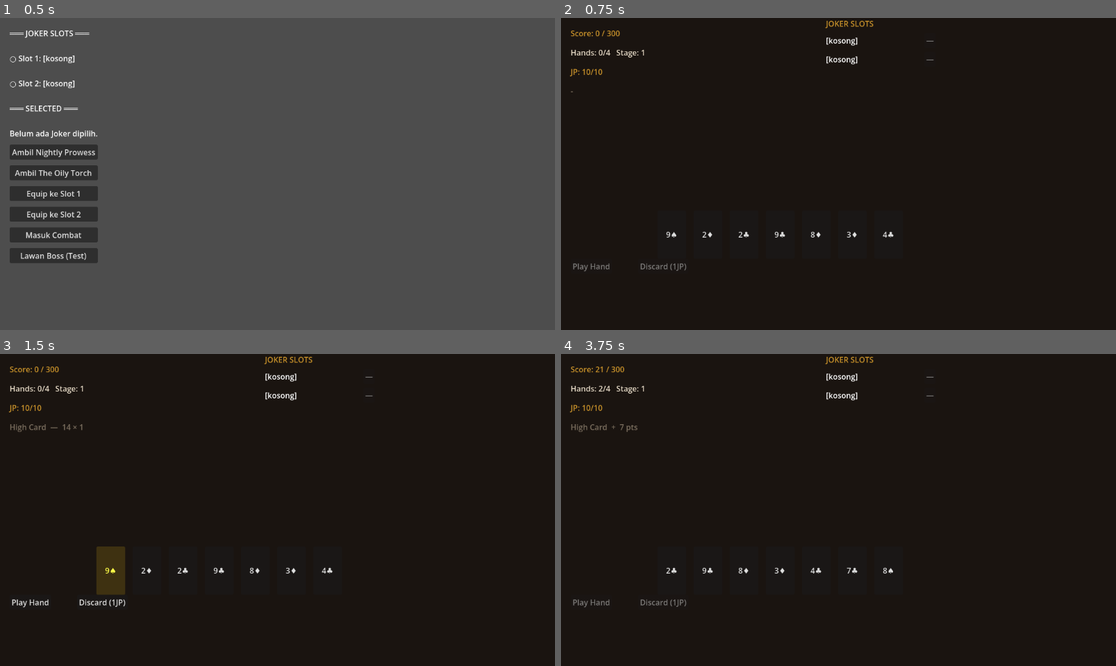
Above: before the commit, frames 1-4 (two rows, left to right).
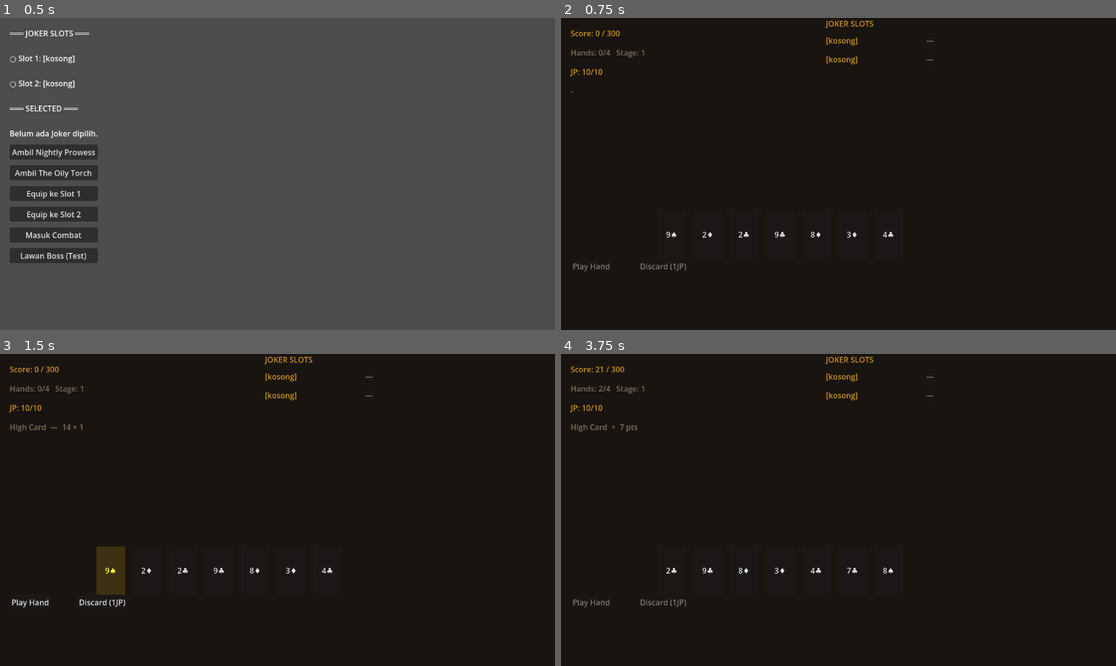
Above: after the commit, the same moments.

Repository: Jofadlan/the-jester-zero-hour
Game: Godot game, scene res://scenes/WorldTest.tscn
Two runs of this game, one before a commit and one after it. Both use one fixed random seed, a clock stepped at 60 frames per second and the inputs below.
Inputs:
- Up to frame 1 (0.5 s): no input
- Up to frame 2 (0.75 s): click "Masuk Combat" at 0.5 s
- Up to frame 3 (1.5 s): click "9♠" at 1.25 s
- Up to frame 4 (3.75 s): click "Play Hand" at 2 s; click "2♦" at 2.75 s; click "Play Hand" at 3.5 s

Frame 1 is identical in both runs. In frame 2, 0.3% of the frame differs, in the area x 1-54%, y 6-15%; in frame 3, 0.3%; in frame 4, 0.3%.

Commit message:
feat: add UICorruptionTint autoload — ambient accent lerp gold→crimson

Diff:
--- a/project.godot
+++ b/project.godot
@@ -18,6 +18,7 @@
 [autoload]
 
 GameManager="*uid://b0gjeggcpnxbu"
+UICorruptionTint="*uid://drdinst07rbb6"
 
 [navigation]
 
--- a/scenes/CombatScene.gd
+++ b/scenes/CombatScene.gd
@@ -47,8 +47,7 @@
 	0: "High Card", 1: "Pair", 2: "Two Pair",
 	3: "Three of a Kind", 4: "Straight", 5: "Flush",
 	6: "Full House", 7: "Four of a Kind",
-	8: "Straight Flush", 9: "Royal Flush"
-}
+	8: "Straight Flush", 9: "Royal Flush"}
 
 func _ready():
 	evaluator = HandEvaluator.new()
@@ -83,6 +82,19 @@
 	_update_ui()
 	_update_joker_display()
 	_deal_hand()
+	# ── CORRUPTION TINT REGISTRATION ──
+	# Accent nodes: warna utama yang berubah gold → deep red
+	UICorruptionTint.register(score_label,     "theme_override_colors/font_color")
+	UICorruptionTint.register(jp_label,        "theme_override_colors/font_color")
+	UICorruptionTint.register(slot1_name,      "theme_override_colors/font_color")
+	UICorruptionTint.register(slot2_name,      "theme_override_colors/font_color")
+
+	# Muted nodes: warna sekunder (lebih gelap, berubah lebih subtil)
+	UICorruptionTint.register(hand_type_label, "theme_override_colors/font_color", true)
+	UICorruptionTint.register(target_label,    "theme_override_colors/font_color", true)
+
+	# Force sync agar warna langsung sesuai corruption saat scene dibuka
+	UICorruptionTint.force_sync()
 
 func _deal_hand():
 	deck_manager.deal_hand()
@@ -233,6 +245,9 @@
 	btn_stop.visible = true
 	btn_stop.text = "Selesai"
 	overlay.visible = true
+	UICorruptionTint.register(overlay_title, "theme_override_colors/font_color")
+	UICorruptionTint.register(overlay_sub,   "theme_override_colors/font_color", true)
+
 
 func _show_overlay_lose():
 	btn_play.disabled = true
@@ -255,6 +270,9 @@
 	btn_stop.visible = true
 	btn_stop.text = "Coba Lagi"
 	overlay.visible = true
+	UICorruptionTint.register(overlay_title, "theme_override_colors/font_color")
+	UICorruptionTint.register(overlay_sub,   "theme_override_colors/font_color", true)
+
 
 func _on_continue_pressed():
 	if is_boss_fight:
@@ -464,6 +482,14 @@
 	btn_choice2.text = phase.choices[1].text
 	narrative_panel.visible = true
 
+	# Tint teks naratif
+	UICorruptionTint.register(narrative_text, "theme_override_colors/font_color", true)
+
+	narrative_text.text  = phase.narrative_text
+	btn_choice1.text     = phase.choices[0].text
+	btn_choice2.text     = phase.choices[1].text
+	narrative_panel.visible = true
+
 func _on_choice_pressed(choice_index: int):
 	if current_narrative == null:
 		return
--- a/scripts/GameManager.gd
+++ b/scripts/GameManager.gd
@@ -17,6 +17,8 @@
 
 func add_corruption(amount: int) -> void:
 	corruption = clamp(corruption + amount, 0, 100)
+	# Opsional: uncomment baris di bawah untuk sync lebih responsif
+	UICorruptionTint.force_sync()
 
 func get_corruption_tier() -> String:
 	if corruption <= 39:
--- /dev/null
+++ b/scripts/UICorruptionTint.gd
@@ -0,0 +1,155 @@
+## UICorruptionTint.gd
+## Autoload singleton — UI accent color berubah mengikuti corruption secara diam-diam.
+##
+## CARA PAKAI:
+##   1. Tambahkan ke Project > Project Settings > Autoload sebagai "UICorruptionTint"
+##   2. Di CombatScene.gd atau UIManager, panggil:
+##        UICorruptionTint.register(node, "theme_override_colors/font_color")
+##      untuk setiap Label/Button yang ingin mengikuti warna accent.
+##   3. Panggil UICorruptionTint.sync() setiap kali corruption berubah.
+##      Atau biarkan _process() berjalan (auto-sync setiap frame).
+
+extends Node
+
+# ─────────────────────────────────────────────
+#  KONSTANTA WARNA
+#  Tidak pernah mencapai "merah murni" — selalu ada sisa kehangatan
+#  agar tidak terasa seperti health-bar atau warning indicator.
+# ─────────────────────────────────────────────
+
+## Accent saat corruption = 0. Gold tua, seperti koin yang kusam.
+const COLOR_PURE_JESTER   := Color(0.788, 0.573, 0.165, 1.0)   # #C99229
+
+## Accent saat corruption = 50 (grey zone). Amber gelap, tembaga berdarah.
+const COLOR_GREY_ZONE     := Color(0.698, 0.314, 0.122, 1.0)   # #B2501F
+
+## Accent saat corruption = 100. Deep crimson, bukan merah terang —
+## seperti darah yang sudah mengering di atas kertas.
+const COLOR_PURE_JOKER    := Color(0.502, 0.086, 0.086, 1.0)   # #801616
+
+## Warna sekunder untuk elemen "inactive" / placeholder
+const COLOR_MUTED_JESTER  := Color(0.478, 0.431, 0.369, 1.0)   # #7A6E5E
+const COLOR_MUTED_JOKER   := Color(0.380, 0.200, 0.180, 1.0)   # #61332E
+
+## Kecepatan lerp. Nilai kecil = transisi sangat lambat (tidak kentara).
+## 0.008 artinya butuh ~125 frame (±2 detik) untuk pindah penuh.
+const LERP_SPEED := 0.008
+
+# ─────────────────────────────────────────────
+#  STATE INTERNAL
+# ─────────────────────────────────────────────
+
+## Nilai corruption yang *sedang ditampilkan* (0.0–1.0, float).
+## Berbeda dari GameManager.corruption yang berupa int 0–100.
+var _displayed_t: float = 0.0
+
+## Target t berdasarkan GameManager.corruption saat ini.
+var _target_t: float = 0.0
+
+## Warna accent yang sedang aktif (lerp result).
+var current_accent: Color = COLOR_PURE_JESTER
+var current_muted:  Color = COLOR_MUTED_JESTER
+
+## Registry: pasangan [node, property_name]
+## Semua node terdaftar akan otomatis diupdate warnanya.
+var _registered_nodes: Array = []
+
+# ─────────────────────────────────────────────
+#  LIFECYCLE
+# ─────────────────────────────────────────────
+
+func _process(_delta: float) -> void:
+	_target_t = float(GameManager.corruption) / 100.0
+
+	# Lerp perlahan ke target — sengaja tidak menggunakan delta agar
+	# kecepatannya konsisten terlepas dari framerate.
+	if not is_equal_approx(_displayed_t, _target_t):
+		_displayed_t = lerp(_displayed_t, _target_t, LERP_SPEED)
+		_recalculate_colors()
+		_apply_to_registered()
+
+# ─────────────────────────────────────────────
+#  PUBLIC API
+# ─────────────────────────────────────────────
+
+## Daftarkan sebuah node agar warna accent-nya dikelola otomatis.
+## property_name: string properti warna pada node, misalnya:
+##   "theme_override_colors/font_color"
+##   "theme_override_colors/font_pressed_color"
+##   "theme_override_styles/normal:bg_color"  (tidak didukung langsung, lihat catatan)
+##
+## Contoh:
+##   UICorruptionTint.register($UI/ScoreLabel, "theme_override_colors/font_color")
+func register(node: Node, property_name: String, use_muted: bool = false) -> void:
+	if not is_instance_valid(node):
+		return
+	# Cegah duplikat
+	for entry in _registered_nodes:
+		if entry[0] == node and entry[1] == property_name:
+			return
+	_registered_nodes.append([node, property_name, use_muted])
+
+## Hapus node dari registry (misalnya saat node di-free).
+func unregister(node: Node) -> void:
+	_registered_nodes = _registered_nodes.filter(func(e): return e[0] != node)
+
+## Panggil ini untuk force-sync langsung (tanpa menunggu lerp).
+## Berguna saat scene baru load agar tidak terlihat "blink" dari gold ke merah.
+func force_sync() -> void:
+	_displayed_t = float(GameManager.corruption) / 100.0
+	_recalculate_colors()
+	_apply_to_registered()
+
+## Ambil warna accent saat ini (untuk dipakai manual di luar registry).
+func get_accent() -> Color:
+	return current_accent
+
+## Ambil warna muted saat ini.
+func get_muted() -> Color:
+	return current_muted
+
+# ─────────────────────────────────────────────
+#  LOGIKA WARNA INTERNAL
+# ─────────────────────────────────────────────
+
+func _recalculate_colors() -> void:
+	var t := clampf(_displayed_t, 0.0, 1.0)
+
+	# Kurva easing: warna berubah lambat di awal, mulai terasa di tengah.
+	# Ini agar 20–30% corruption pertama hampir tidak kelihatan sama sekali.
+	var eased_t := _ease_in_quad(t)
+
+	if t <= 0.5:
+		# Jester → Grey Zone (0.0–0.5 di-remap ke 0.0–1.0)
+		var local_t := eased_t * 2.0
+		current_accent = COLOR_PURE_JESTER.lerp(COLOR_GREY_ZONE, local_t)
+		current_muted  = COLOR_MUTED_JESTER.lerp(COLOR_MUTED_JOKER, local_t * 0.6)
+	else:
+		# Grey Zone → Joker (0.5–1.0 di-remap ke 0.0–1.0)
+		var local_t := (eased_t - 0.5) * 2.0
+		current_accent = COLOR_GREY_ZONE.lerp(COLOR_PURE_JOKER, local_t)
+		current_muted  = COLOR_MUTED_JESTER.lerp(COLOR_MUTED_JOKER, 0.6 + local_t * 0.4)
+
+func _apply_to_registered() -> void:
+	for entry in _registered_nodes:
+		var node: Node = entry[0]
+		var prop: String = entry[1]
+		var use_muted: bool = entry[2]
+
+		if not is_instance_valid(node):
+			continue
+
+		var target_color := current_muted if use_muted else current_accent
+
+		# Gunakan set() untuk theme_override agar kompatibel dengan semua Control node
+		if node.has_method("set"):
+			node.set(prop, target_color)
+
+# ─────────────────────────────────────────────
+#  EASING
+# ─────────────────────────────────────────────
+
+## Ease-in quadratic: perubahan lambat di awal, makin cepat di akhir.
+## Membuat 30 corruption pertama hampir tidak terasa.
+func _ease_in_quad(t: float) -> float:
+	return t * t
Not shown, added: scripts/UICorruptionTint.gd.uid
